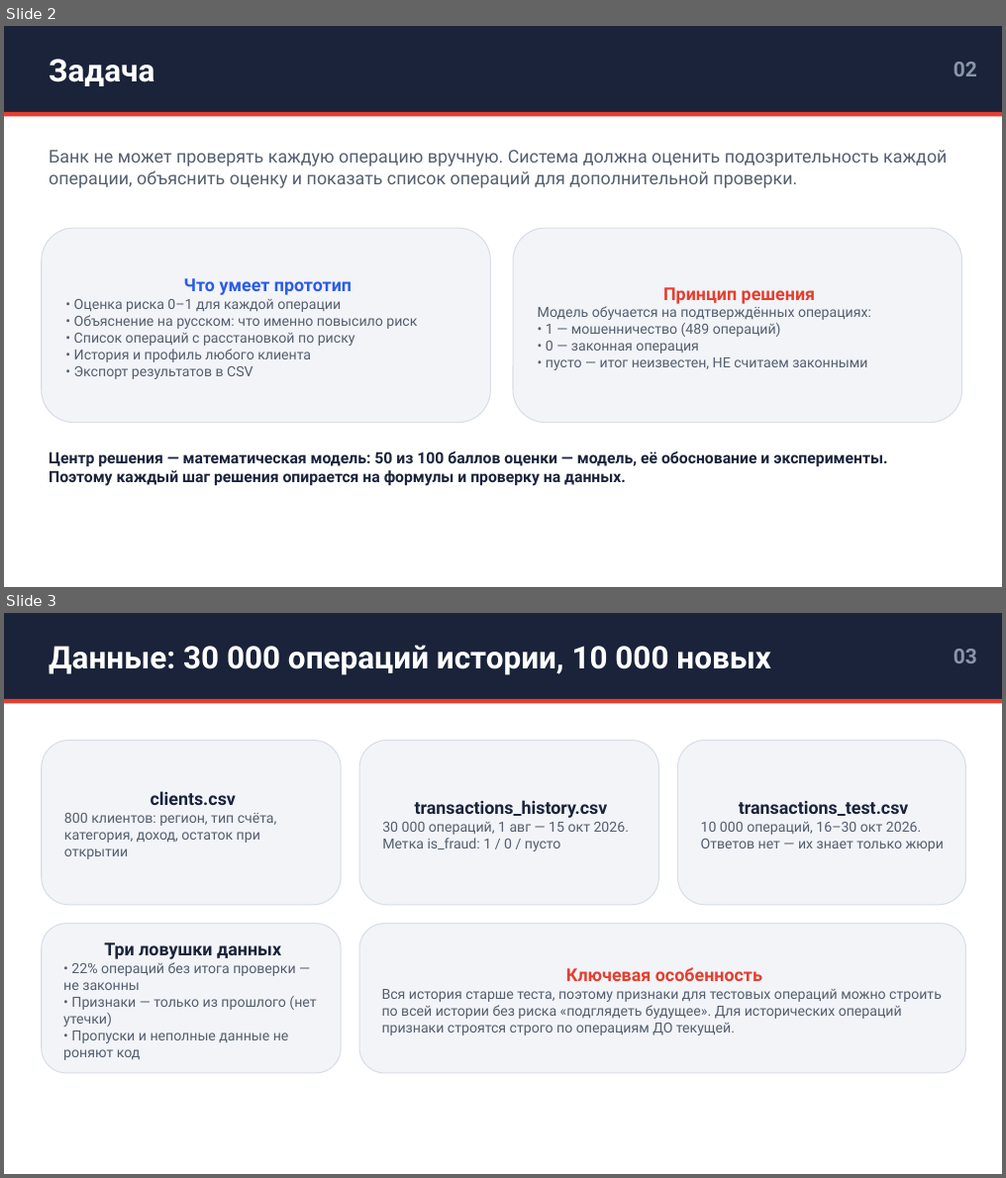
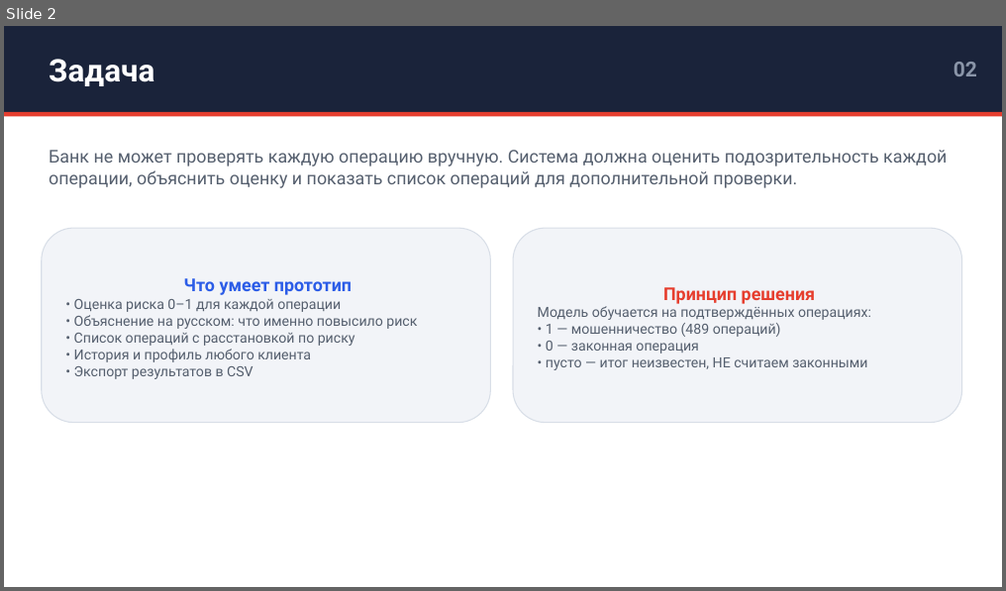
Before and after one commit to JosephBarbera/hakaton, a slide deck: prezentaciya_komanda_lergen.pptx. Shown one above the other, each under a label of ours: slides 2 and 3 before the commit, slide 2 after it. The pictures are 1006x1178 and 1006x591 pixels, drawn with LibreOffice and Linux fonts; fonts in the diff are those of the drawing. Boxes give left, top, right and bottom in pixels: in the first picture for what was removed or moved away, otherwise in the second. Text is boxed around its words. In the diff, an @@ line names an element or a change of style, - is before the commit and + after.

```diff
--- a/prezentaciya_komanda_lergen.pptx
+++ b/prezentaciya_komanda_lergen.pptx
@@ slide 3 removed at box(4, 613, 1002, 1174), background #FFFFFF @@
@@ rectangle removed at box(4, 613, 1002, 699) @@
@@ text removed at box(49, 645, 771, 675) @@
-Данные: 30 000 операций истории, 10 000 новых
@@ text removed at box(953, 649, 977, 663) @@
-03
@@ rectangle removed at box(4, 699, 1002, 703) @@
@@ rounded rectangle removed at box(42, 741, 341, 905) @@
-clients.csv
-800 клиентов: регион, тип счёта, категория, доход, остаток при открытии
@@ rounded rectangle removed at box(359, 741, 659, 905) @@
-transactions_history.csv
-30 000 операций, 1 авг — 15 окт 2026. Метка is_fraud: 1 / 0 / пусто
@@ rounded rectangle removed at box(678, 741, 966, 905) @@
-transactions_test.csv
-10 000 операций, 16–30 окт 2026. Ответов нет — их знает только жюри
@@ rounded rectangle removed at box(42, 924, 341, 1073) @@
-Три ловушки данных
-• 22% операций без итога проверки — не законны
-• Признаки — только из прошлого (нет утечки)
-• Пропуски и неполные данные не роняют код
@@ rounded rectangle removed at box(359, 924, 966, 1073) @@
-Ключевая особенность
-Вся история старше теста, поэтому признаки для тестовых операций можно строить по всей истории без риска «подглядеть будущее». Для исторических операций признаки строятся строго по операциям ДО текущей.
@@ slide 2 changed as well @@
@@ text removed at box(49, 452, 887, 486) @@
-Центр решения — математическая модель: 50 из 100 баллов оценки — модель, её обоснование и эксперименты. Поэтому каждый шаг решения опирается на формулы и проверку на данных.
```
Also in this commit, not shown: 8 other slides changed, 2 other slides removed.
